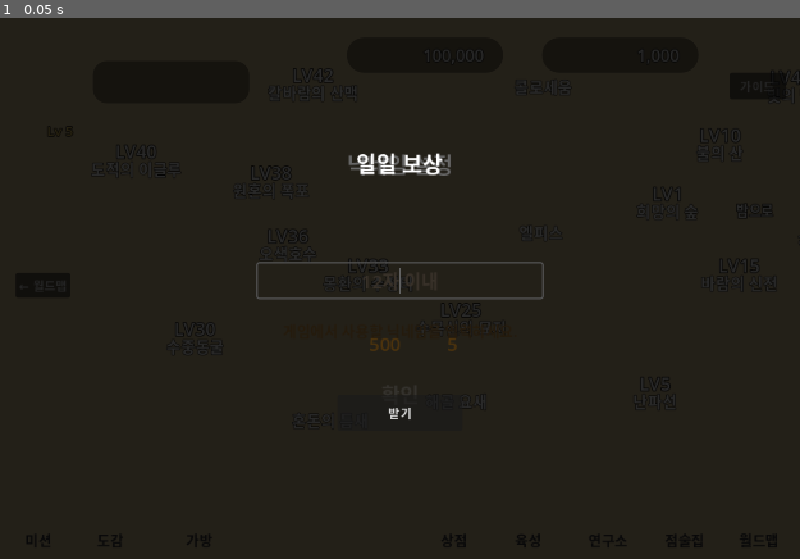
Above: before the commit, frame 1.
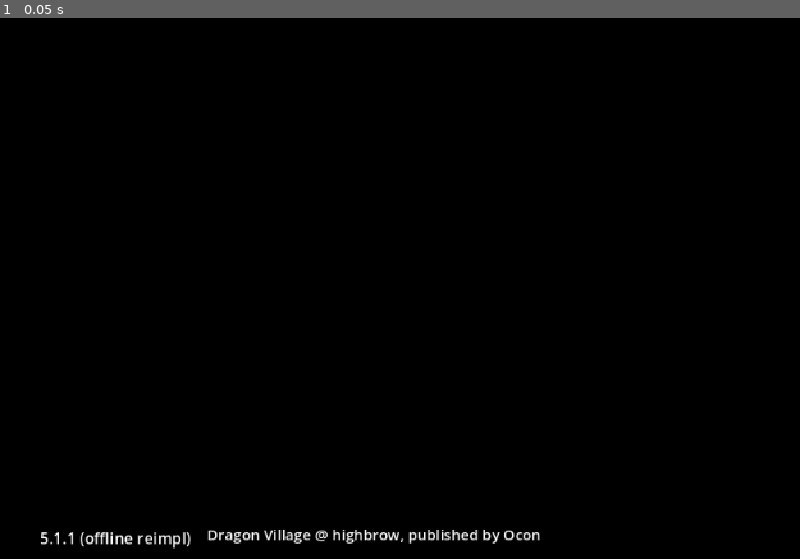
Above: after the commit, the same moment.

Repository: mydogchoco/DV2Rebuild
Game: Godot game, scene res://scenes/main.tscn
The game is run twice, just before and just after one commit, with the same random seed, the same clock (stepped at 60 frames per second) and the same inputs.
Inputs:
- Up to frame 1 (0.05 s): no input

The runs differ from the first frame. In frame 1, 94% of the frame differs, in the area x 0-100%, y 0-100%.
Error before the commit: Cannot call method 'instantiate' on a null value. (res://scripts/ui/worldmap.gd:1208)

Commit message:
게임 시작 화면 이식 — 원작 IntroScene 타이틀 스파인 + bg_intro
부팅 첫 화면이 곧바로 유타칸이던 것을 원작대로 **타이틀**로 바꾼다.

원작 조회
 · bg_intro 담당 = IntroScene::onEnter → SoundManager::playBackground(
   "music/bg_intro.mp3", loop). 디컴프 텍스트엔 문자열이 스택 조립이라 안 보여서
   libgame.so 에서 va 0x20f2d81 의 ADRP+ADD 참조를 직접 뒤져 확정했다
   (참조 2곳: IntroScene::onEnter · MiniGameLayer::~MiniGameLayer).
 · 배치 = initWidget(타이틀 스파인 중앙 + 상태 라벨 + 저작권) · drawCopyright
   (반투명 바 50 + 버전 + 저작권 + 전체이용가 마크) · initSetting
   (txt_bg 플레이트 FadeIn+MoveBy EaseExpoOut, txt_start_kr 0.7 점멸 무한).
 · getPositionX/Y = vtable +0xb8/+0xc8 (AdventureScene.c:39246 좌표쌍 용례).

자산 — DV2/480 에 intro 계열이 통째로 없었다. 전부 원작 APK 에 있고 텍스처가
XXTEA CCZ 라 ccz_to_png 로 풀어 반입한다(common/9patch 와 같은 절차).
  build_intro_assets.py → DV2/480/intro* → intro_ui 17키 + 타이틀 스파인 씬

흐름(사용자 확정): 부팅 → intro → 클릭/키 → Main.begin_new_game()
  → 새 세이브면 prologue(여태 아무도 안 부르던 이식본) → worldmap(yutakan)

컷: 리듬 미니게임(onClickMiniGame/MiniGameLayer/intro/game/effect_intro_*),
로그인·게스트·애플, 서버 로딩(상태 라벨 포함), 과금, 종료 팝업.

검증(헤드리스, 실세이브 백업 후 복원):
 · --shot=intro → state=intro bgm=bg_intro, 스크린샷에서 스파인·심의마크·
   저작권 바·"화면을 터치해주세요" 확인
 · --shot=intro --stage=start → 기존 세이브 state=worldmap(bgm bg_yutakan),
   세이브 없음 state=prologue + 초기 로드아웃(드래곤3·다이아1000·골드100000·빛문알10)
함정 2건은 코드 주석에: 스파인 씬의 슬롯 z_index(1~19)가 형제 순서를 이겨 UI 를
가린다 / 전체화면 Control 은 mouse_filter STOP 이라 클릭이 _unhandled_input 에 안 온다.

Co-Authored-By: Claude Opus 5 <noreply@anthropic.com>

Diff:
--- /dev/null
+++ b/scenes/intro.tscn
@@ -0,0 +1,10 @@
+[gd_scene load_steps=2 format=3 uid="uid://b2dvintro001"]
+
+[ext_resource type="Script" path="res://scripts/ui/intro.gd" id="1_intro"]
+
+[node name="Intro" type="Control"]
+layout_mode = 3
+anchors_preset = 15
+anchor_right = 1.0
+anchor_bottom = 1.0
+script = ExtResource("1_intro")
--- a/scripts/core/scene_manager.gd
+++ b/scripts/core/scene_manager.gd
@@ -10,6 +10,8 @@
 
 # 상태(게임 모드) → 씬 경로. 화면을 추가하면 여기 등록.
 const REGISTRY := {
+	# 부팅 첫 화면 — 원작 IntroScene(타이틀 스파인 + bg_intro + "화면을 터치해주세요").
+	"intro": "res://scenes/intro.tscn",
 	"cave": "res://scenes/cave.tscn",
 	"town": "res://scenes/town.tscn",
 	"worldmap": "res://scenes/worldmap.tscn",
@@ -34,6 +36,9 @@
 # 허용 전환표(상태기계). from에 키가 없으면 모든 전환 허용(규칙 미정의).
 # 화면이 늘면 여기에 모드별 진입 가능 경로를 채운다.
 const TRANSITIONS := {
+	# 타이틀에서 나가는 길만 있다(원작도 `ccTouchBegan` → LoadingLayer → 게임 한 방향).
+	# 새 세이브면 프롤로그를 거치고(사용자 확정 2026-07-31), 아니면 바로 메인 화면.
+	"intro": ["worldmap", "prologue", "cave"],
 	# 위계: **worldmap = 메인 허브**(원작 WorldMapScene) → town → cave.
 	#   던전: worldmap → adventure(탐험) → battle(조우) → adventure → worldmap.
 	# 원작 `WorldMapScene::onClickMenu` 는 메인 메뉴에서 상점/점술집/연구소로 **직접** 간다
--- /dev/null
+++ b/scripts/ui/intro.gd
@@ -0,0 +1,231 @@
+extends Control
+## 게임 시작 화면 — 원작 `cocos2d::IntroScene` 이식. render 층(CLAUDE.md §8.1).
+##
+## 포팅 카드 = `docs/ref/porting/IntroScene.md`.
+##
+## ── 원작 근거 ────────────────────────────────────────────────────────────────
+## 클래스: `docs/ref/orig_code/decomp/IntroScene.c`
+##   · `init` @0137df68 → `initValues`(볼륨 로드) → `initWidget` → `scheduleOnce(initSetting)`
+##   · `initWidget` @0137e28c
+##       - `CCSpriteFrameCache::addSpriteFramesWithFile("intro.img_plist")`
+##       - 타이틀 스파인 `CCSkeletonAnimation::createWithFile("intro/intro2020_3_spine.spine_json",
+##         "intro/intro_spine2020_3_spine9.img_plist", 1.0)`, 앵커 중앙, **화면 정중앙**,
+##         `setAnimation("animation", loop=true)`
+##       - 상태 라벨 `CCLabelBMFontEx` 흰색 @(w*0.85, 80) scale 0.8  ← 오프라인 컷(아래 §컷)
+##       - 리듬 미니게임 아이콘 `intro/game/game_icon.png` → `onClickMiniGame`  ← 컷
+##       - `drawCopyright()`
+##   · `drawCopyright` @013813d8
+##       - `CCLayerColor(rgba 0,0,0,0x7d)` 폭=화면, 높이 50 @(0,0) z=0
+##       - 버전 `CCLabelBMFontEx("\n5.1.1(<리소스번호>)")` @(w*0.05, 30) 앵커(0,0.5) scale 1.2 z=1
+##       - `"Dragon Village @ highbrow, published by Ocon"` 앵커(0,0.5) scale 1.1,
+##         버전 라벨 오른쪽으로 (라벨폭*scale + 20, -4) z=1
+##       - 한국 마켓이면 `intro/grb_all.png`(전체이용가) 앵커(1,1) @(right-10, top-10)
+##   · `initSetting` @0137e6e0 (준비 완료 시)
+##       - `intro/txt_bg.png` @(상태라벨.getPositionX() + 20, 0), opacity 0 → `FadeIn(0.7)`
+##         + `MoveBy(0.8, (0, 상태라벨.getPositionY()))` `EaseExponentialOut`
+##       - 자식으로 `intro/txt_start_<lang>.png` @(플레이트폭*0.5 - 20, 플레이트높이*0.5),
+##         opacity 0 → `Delay(0.7) → FadeIn(0.7) → FadeOut(0.7)` **무한 반복**
+##       - `log("Tab to start")` 후 터치 플래그 on
+##   · `onEnter` @0137ff9c → `SoundManager::playBackground(this, "music/bg_intro.mp3", loop)`
+##     ⚠️ 이 문자열은 디컴프 텍스트에 안 보인다(스택에 바이트로 조립). libgame.so 에서
+##        `"music/bg_intro.mp3"`(va 0x20f2d81) 의 ADRP+ADD 참조를 뒤져 확정했다 —
+##        참조는 딱 둘: `IntroScene::onEnter`(0x127ffdc) · `MiniGameLayer::~MiniGameLayer`(0x12aa870).
+##   · `ccTouchBegan` @0138009c → 로그인 성공 상태에서 **화면 아무 데나 터치** → `LoadingLayer` → 게임
+##
+## ⚠️ `getPositionX/Y` 확정: vtable `+0xb8`/`+0xc8`. 근거 = `AdventureScene.c:39246`
+##    `CCPoint(obj+0xb8, obj+0xc8 - 32.0)` 처럼 좌표쌍으로 쓰인다.
+##
+## ── 오프라인 변형 (CLAUDE.md §2-1) ───────────────────────────────────────────
+## · **리듬 미니게임 전부 컷**(사용자 확정 2026-07-31) — `onClickMiniGame`/`MiniGameLayer`/
+##   `intro/game/*`/`music/bg_note_intro`/`effect_intro_*`. 아이콘 자체를 만들지 않는다.
+## · 로그인·회원가입·게스트·서버 점검·리소스 다운로드 = 온라인이라 삭제. 따라서 **상태 라벨도
+##   보고할 내용이 없어 컷**(사용자 확정) — 자리(w*0.85, 80)는 시작 문구의 앵커로만 남는다.
+## · 버전 표기는 우리 빌드(사용자 확정) — 저작권 줄은 원작 문구 그대로.
+## · 터치 → 원작은 `LoadingLayer`, 우리는 `Main.begin_new_game()`(초기 로드아웃 → 프롤로그/유타칸).
+
+## 원작 상태 라벨 자리 — 시작 문구 플레이트가 여기로 올라온다(`initSetting`).
+const STATUS_AX := 0.85
+const STATUS_Y := 80.0
+## `drawCopyright` — 바 높이 50, α=0x7d.
+const BAR_H := 50.0
+const BAR_ALPHA := 125.0 / 255.0
+const VER_AX := 0.05
+const VER_Y := 30.0
+## 원작 저작권 문구 그대로.
+const COPYRIGHT := "Dragon Village @ highbrow, published by Ocon"
+## 이식한 클라 버전 + 우리 빌드 표기(사용자 확정 2026-07-31).
+const VERSION_TEXT := "5.1.1 (offline reimpl)"
+const FONT := "res://assets/converted/font_ui/font_common.fnt"
+
+const UI := "intro_ui"
+const TITLE_SPINE := "res://scenes/fx/intro_title_spine.tscn"
+
+var _ready_to_start := false        # 원작 this+0x1c8 (ccTouchBegan 가 검사하는 플래그)
+var _started := false               # 중복 진입 방지(원작 this+0x1c9)
+
+
+func enter(_params: Dictionary = {}) -> void:
+	pass
+
+
+func _ready() -> void:
+	# 원작 `onEnter` 의 배경음(`SoundManager::playBackground("music/bg_intro.mp3", loop)`).
+	# ⚠️ 리터럴로 적을 것 — `build_music.py` 가 `Bgm.play("<키>")` 문자열을 훑어 mp3 를 반입한다.
+	Bgm.play("bg_intro")
+	_build()
+
+
+func _build() -> void:
+	var vis := _vis()
+
+	# 스파인이 화면 전체를 덮지 못하는 가장자리를 위한 배경(원작은 기기 비율이 좁아 필요 없었다).
+	var back := ColorRect.new()
+	back.color = Color(0, 0, 0)
+	back.set_anchors_preset(Control.PRESET_FULL_RECT)
+	back.mouse_filter = Control.MOUSE_FILTER_IGNORE
+	back.z_index = -30          # 스파인 홀더(-20)보다도 뒤
+	add_child(back)
+
+	_build_title(vis)
+	_build_copyright(vis)
+	# 원작은 DB 준비가 끝난 뒤 `initSetting` 이 띄운다. 오프라인은 준비할 것이 없으므로 바로.
+	_build_start_prompt(vis)
+
+
+## 타이틀 스파인 — 원작 `initWidget`: 앵커 중앙 + 화면 정중앙 + `setAnimation("animation", loop)`.
+## 스파인 유닛은 480 아틀라스 픽셀이라 디자인 포인트로는 ×4/3 이다(§9).
+func _build_title(vis: Vector2) -> void:
+	if not ResourceLoader.exists(TITLE_SPINE):
+		push_warning("[Intro] 타이틀 스파인 없음 — build_intro_assets.py 를 돌려야 한다")
+		return
+	var holder := Node2D.new()
+	holder.position = vis * 0.5
+	holder.scale = Vector2(Design.ASSET_SCALE, Design.ASSET_SCALE)
+	# ⚠️ 변환된 스파인 씬은 슬롯마다 `z_index` 1~19 를 갖는다(그리기 순서 보존). z_index 는
+	#    형제 순서보다 세므로, 홀더를 통째로 내려 두지 않으면 **뒤에 붙인 UI 가 그림에 가린다**
+	#    (저작권 바·시작 문구가 안 보이던 원인, 2026-07-31).
+	holder.z_index = -20
+	add_child(holder)
+	var inst := (load(TITLE_SPINE) as PackedScene).instantiate()
+	holder.add_child(inst)
+	var ap: AnimationPlayer = inst.get_node_or_null("AnimationPlayer")
+	if ap != null and ap.has_animation("animation"):
+		ap.get_animation("animation").loop_mode = Animation.LOOP_LINEAR
+		ap.play("animation")
+
+
+## 원작 `drawCopyright` 그대로 — 하단 반투명 바 + 버전 + 저작권 + 전체이용가 마크.
+func _build_copyright(vis: Vector2) -> void:
+	var bar := ColorRect.new()
+	bar.color = Color(0, 0, 0, BAR_ALPHA)
+	bar.position = Vector2(0.0, vis.y - BAR_H)
+	bar.size = Vector2(vis.x, BAR_H)
+	bar.mouse_filter = Control.MOUSE_FILTER_IGNORE
+	add_child(bar)
+
+	# 원작 버전 라벨 scale 1.2 · 저작권 scale 1.1 — 비트맵 폰트(17px) 기준 배율이다.
+	var ver := _bm_label(VERSION_TEXT, 17 * 1.2)
+	ver.position = Vector2(vis.x * VER_AX, Design.flip_y(VER_Y, vis.y) - ver.size.y * 0.5)
+	add_child(ver)
+
+	var cr := _bm_label(COPYRIGHT, 17 * 1.1)
+	# 원작: 버전 라벨 오른쪽으로 (라벨폭 + 20, -4).
+	cr.position = ver.position + Vector2(ver.size.x + 20.0, -4.0)
+	add_child(cr)
+
+	# 전체이용가(GRB) 마크 — 앵커(1,1) @(right-10, top-10).
+	var grb := AtlasUI.spr(UI, "intro_grb_all", Design.ASSET_SCALE)
+	if grb != null:
+		var sz := AtlasUI.size_pt(UI, "intro_grb_all")
+		grb.position = Vector2(vis.x - 10.0 - sz.x * 0.5, 10.0 + sz.y * 0.5)
+		add_child(grb)
+
+
+## 원작 `initSetting` 의 "Tab to start" 블록.
+func _build_start_prompt(vis: Vector2) -> void:
+	var plate := AtlasUI.spr(UI, "intro_txt_bg", Design.ASSET_SCALE)
+	if plate == null:
+		return
+	# 원작: 상태 라벨 위치 기준. x = 라벨x + 20, y 는 0(화면 바닥)에서 라벨y 만큼 올라온다.
+	var end_pos := Vector2(vis.x * STATUS_AX + 20.0, Design.flip_y(STATUS_Y, vis.y))
+	plate.position = Vector2(end_pos.x, vis.y)          # cocos y=0 = 화면 바닥
+	plate.modulate.a = 0.0
+	add_child(plate)
+
+	# 시작 문구는 플레이트의 자식 — 중심에서 x 로 20pt 왼쪽(원작 `플레이트폭*0.5 - 20`).
+	var txt := AtlasUI.spr(UI, "intro_txt_start_kr", 1.0)   # 부모(플레이트)가 이미 4/3 배다
+	if txt != null:
+		txt.position = Vector2(-20.0 / Design.ASSET_SCALE, 0.0)
+		txt.modulate.a = 0.0
+		plate.add_child(txt)
+
+	# 플레이트: FadeIn(0.7) + MoveBy(0.8, EaseExponentialOut).
+	var tw := create_tween()
+	tw.set_parallel(true)
+	tw.tween_property(plate, "modulate:a", 1.0, 0.7)
+	tw.tween_property(plate, "position", end_pos, 0.8) \
+		.set_trans(Tween.TRANS_EXPO).set_ease(Tween.EASE_OUT)
+
+	# 문구: Delay(0.7) → FadeIn(0.7) → FadeOut(0.7) 무한 반복.
+	if txt != null:
+		var blink := create_tween().set_loops()
+		blink.tween_interval(0.7)
+		blink.tween_property(txt, "modulate:a", 1.0, 0.7)
+		blink.tween_property(txt, "modulate:a", 0.0, 0.7)
+
+	_ready_to_start = true
+
+
+## 원작 `ccTouchBegan` — 준비되면 **화면 아무 데나** 누르면 시작.
+## ⚠️ 마우스는 `_unhandled_input` 이 아니라 여기로 온다 — 이 씬의 루트가 화면 전체를 덮는
+##    Control 이고 기본 `mouse_filter` 가 STOP 이라 GUI 단계에서 이벤트를 먹는다.
+func _gui_input(event: InputEvent) -> void:
+	if event is InputEventMouseButton and event.pressed:
+		accept_event()
+		_try_start()
+
+
+## PC 타깃이라 키보드/게임패드도 받는다(원작엔 없는 입력이지만 마우스 전용 강제는 우리 쪽 손해다).
+func _unhandled_input(event: InputEvent) -> void:
+	if event is InputEventKey and event.pressed and not event.echo:
+		get_viewport().set_input_as_handled()
+		_try_start()
+
+
+func _try_start() -> void:
+	if _ready_to_start and not _started:
+		_start()
+
+
+func _start() -> void:
+	_started = true
+	# 원작은 `LoadingLayer` → 게임. 우리는 부팅 절차와 같은 곳(Main)에 위임한다
+	# (초기 로드아웃 → 새 세이브면 프롤로그 → 유타칸 → 최초 1회 닉네임).
+	var app := get_tree().current_scene
+	if app != null and app.has_method("begin_new_game"):
+		app.call("begin_new_game")
+	else:
+		push_warning("[Intro] Main.begin_new_game 없음 — 메인 화면으로만 이동한다")
+		Scenes.goto("worldmap", {"region": "yutakan"})
+
+
+# ---------- helpers ----------
+
+## 원작 `CCLabelBMFontEx` = 비트맵 폰트 라벨. 우리 한글 보강본(`font_ui`)을 쓴다(§10).
+## 비트맵이라 `fixed_size_scale_mode` 를 켜야 `font_size` 가 먹는다.
+func _bm_label(text: String, size: float) -> Label:
+	var l := Label.new()
+	l.text = text
+	var f := load(FONT) if ResourceLoader.exists(FONT) else null
+	if f is FontFile:
+		(f as FontFile).fixed_size_scale_mode = TextServer.FIXED_SIZE_SCALE_ENABLED
+		l.add_theme_font_override("font", f)
+	l.add_theme_font_size_override("font_size", int(round(size)))
+	l.add_theme_color_override("font_color", Color.WHITE)
+	l.mouse_filter = Control.MOUSE_FILTER_IGNORE
+	l.reset_size()
+	return l
+
+
+func _vis() -> Vector2:
+	return get_viewport_rect().size
--- a/scripts/ui/main.gd
+++ b/scripts/ui/main.gd
@@ -4,24 +4,35 @@
 
 func _ready() -> void:
 	Scenes.bind_root($SceneRoot)
-	begin_new_game()
+	# 부팅 첫 화면 = **타이틀**(원작 `IntroScene` — 타이틀 스파인 + `music/bg_intro.mp3`).
+	# 화면을 누르면 인트로가 `begin_new_game()` 을 부른다(원작 ccTouchBegan → LoadingLayer 자리).
+	Scenes.goto("intro")
 
-## 새 게임 절차 = 초기 로드아웃 적용 → 메인 화면 → 최초 1회 닉네임 입력.
+## 게임 시작 절차 = 초기 로드아웃 적용 → (새 세이브면 프롤로그) → 메인 화면 → 최초 1회 닉네임.
 ##
-## 부팅(_ready)과 **세이브 데이터 초기화 직후**(`SettingLayer::_do_reset`)가 이 하나를 같이 쓴다.
-## 🔴 2026-07-31 수정 — 종전엔 세 단계가 `_ready` 안에만 있어서, 게임을 켠 채로 세이브를
+## 타이틀의 "화면을 터치해주세요"(`intro.gd`)와 **세이브 데이터 초기화 직후**
+## (`SettingLayer::_do_reset`)가 이 하나를 같이 쓴다.
+## 🔴 2026-07-31 수정 — 종전엔 이 단계들이 `_ready` 안에만 있어서, 게임을 켠 채로 세이브를
 ##    초기화하면 `UserDB.reset()` 이 빈 세이브를 만들어 놓고 아무도 다시 태우지 않았다:
 ##    시작 드래곤·재화·아이템이 0이고 닉네임 팝업도 뜨지 않았다(재실행해야 복구됐다).
 func begin_new_game() -> void:
-	NewGame.ensure(UserDB, Data.new_game_def())   # 진행 중 세이브 없으면 초기 로드아웃
+	# 반환값 true = 진행 중 세이브가 없어 초기 로드아웃을 방금 넣었다(= 갓 시작한 유저).
+	var fresh: bool = NewGame.ensure(UserDB, Data.new_game_def())
 	# 원작 메인 화면은 **WorldMapScene 의 유타칸 지역뷰(낮)** 다 — 양피지 전체지도
 	# (`WorldMapFullLayer`)는 하단 메뉴 '월드맵'(tag 0x12)으로 따로 들어가는 화면이고,
 	# 동굴도 하단 메뉴의 한 항목이다(`WorldMapScene::moveCave`, `menu_cave`).
 	# 근거: 레퍼런스 `docs/ref/orig_image/old_screenshots/Yutakan_main.png` = 부팅 직후 화면 = 유타칸 섬.
 	# 🔴 종전엔 `goto("worldmap")`(=overview 양피지)로 띄워 첫 화면이 원작과 달랐다(2026-07-28 수정).
-	Scenes.goto("worldmap", {"region": "yutakan"})
+	var main_params := {"region": "yutakan"}
+	if fresh:
+		# 갓 시작한 유저는 프롤로그부터(사용자 확정 2026-07-31). 원작 `<PrologueTalk0~33>` 이식본은
+		# 이미 있었는데 아무도 부르지 않아 한 번도 보이지 않았다.
+		Scenes.goto("prologue", {"back": "worldmap", "back_params": main_params})
+	else:
+		Scenes.goto("worldmap", main_params)
 	# 원작 User::getNickName 이 비어 있으면(=최초 실행) 닉네임을 받는다.
 	# NickNameLayer::create(true) 상당 — 취소 없이 확정해야 진행된다.
-	# SceneRoot 가 아니라 최상위(self)에 붙여 씬 전환과 무관하게 떠 있게 한다.
+	# SceneRoot 가 아니라 최상위(self)에 붙여 씬 전환과 무관하게 떠 있게 한다
+	# (프롤로그 위에 떠서, 이름을 정해야 이야기가 시작된다).
 	if not UserDB.has_user_nickname():
 		NickNamePopup.open(self, true)
Not shown, added: scripts/tools/build_intro_assets.py
